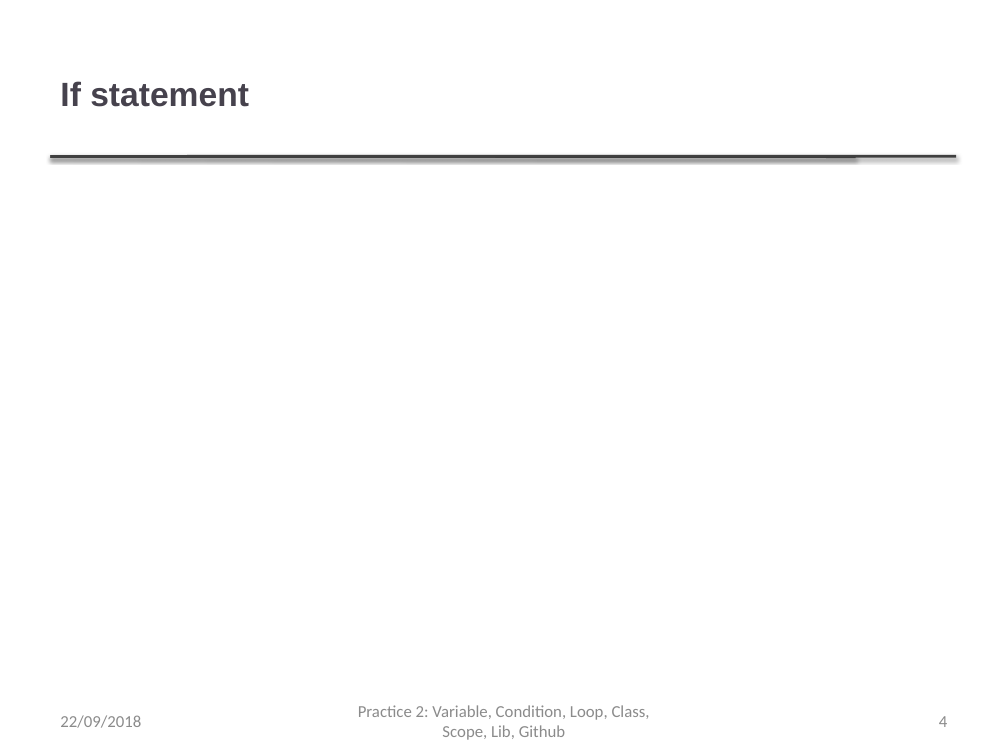
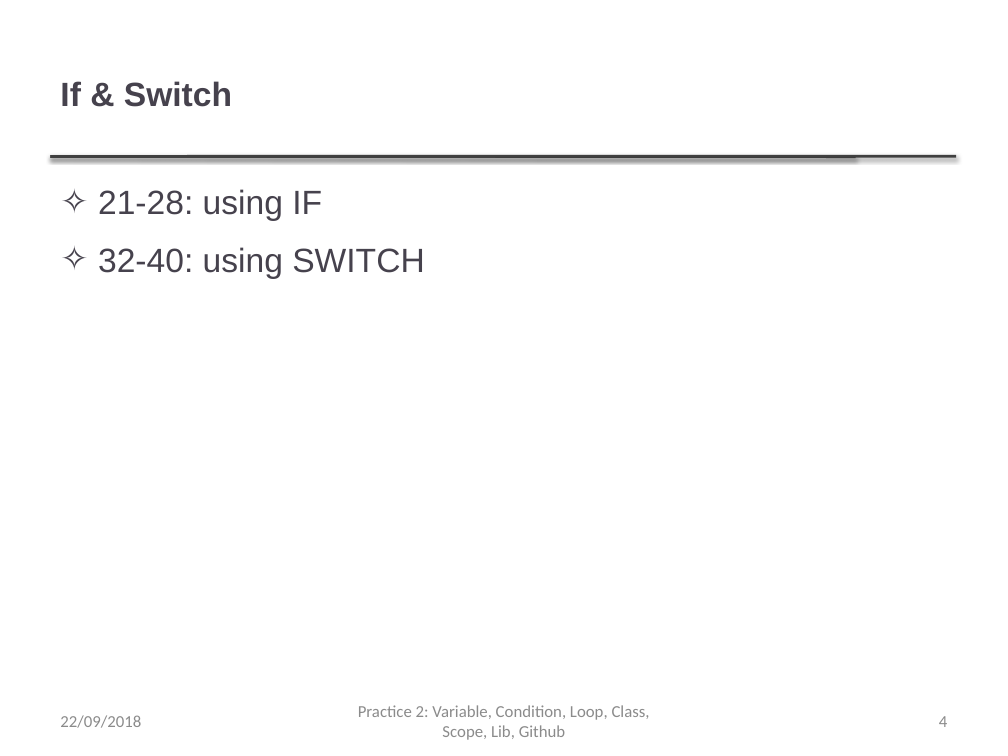
Before and after one commit to thanqminh/thanqminh.github.io, a slide deck: slide 4 of courses/oopjava/practice2.pptx. Drawn at 1008x756 pixels with LibreOffice and Linux fonts; fonts in the diff are those of the drawing. Boxes give left, top, right and bottom in pixels: in the first picture for what was removed or moved away, otherwise in the second. Text is boxed around its words. In the diff, an @@ line names an element or a change of style, - is before the commit and + after.

```diff
--- a/courses/oopjava/practice2.pptx
+++ b/courses/oopjava/practice2.pptx
@@ title at [60, 81, 232, 107]: text changed @@
-If statement
+If & Switch
@@ text added at [98, 189, 424, 279], 24 pt, text #46424D @@
+✧ 21-28: using IF
+✧ 32-40: using SWITCH
```
Also in this commit, not shown: 7 other slides changed, 2 slides removed, 2 other files.
